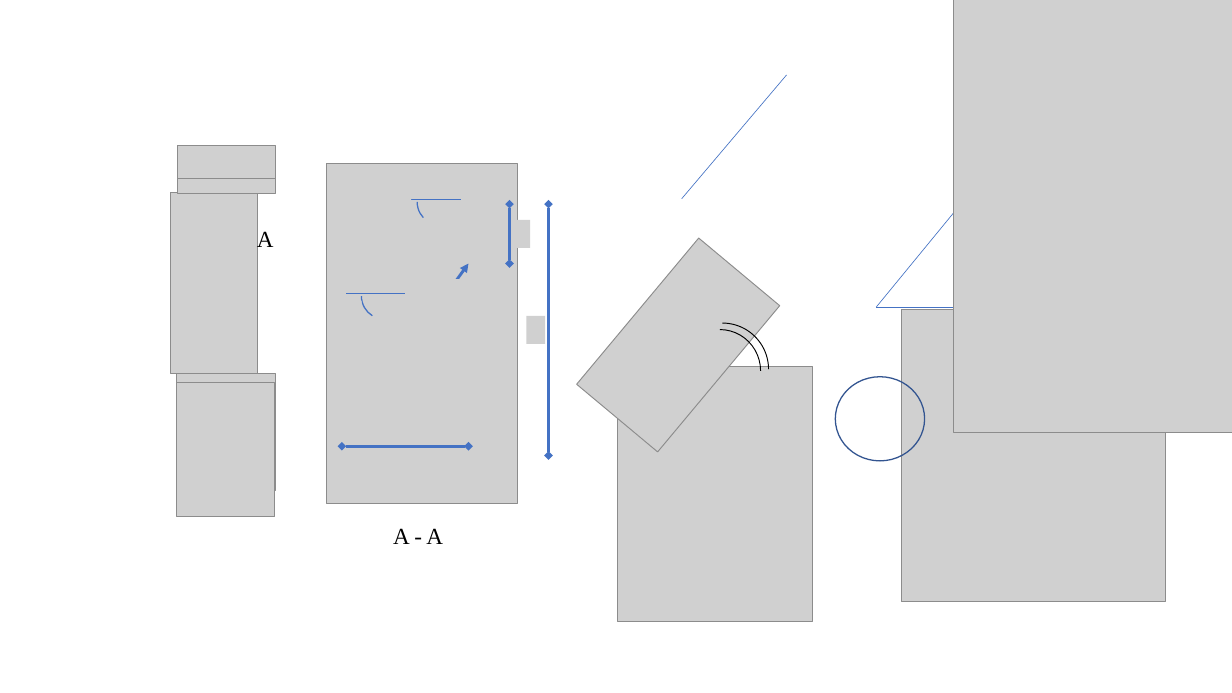
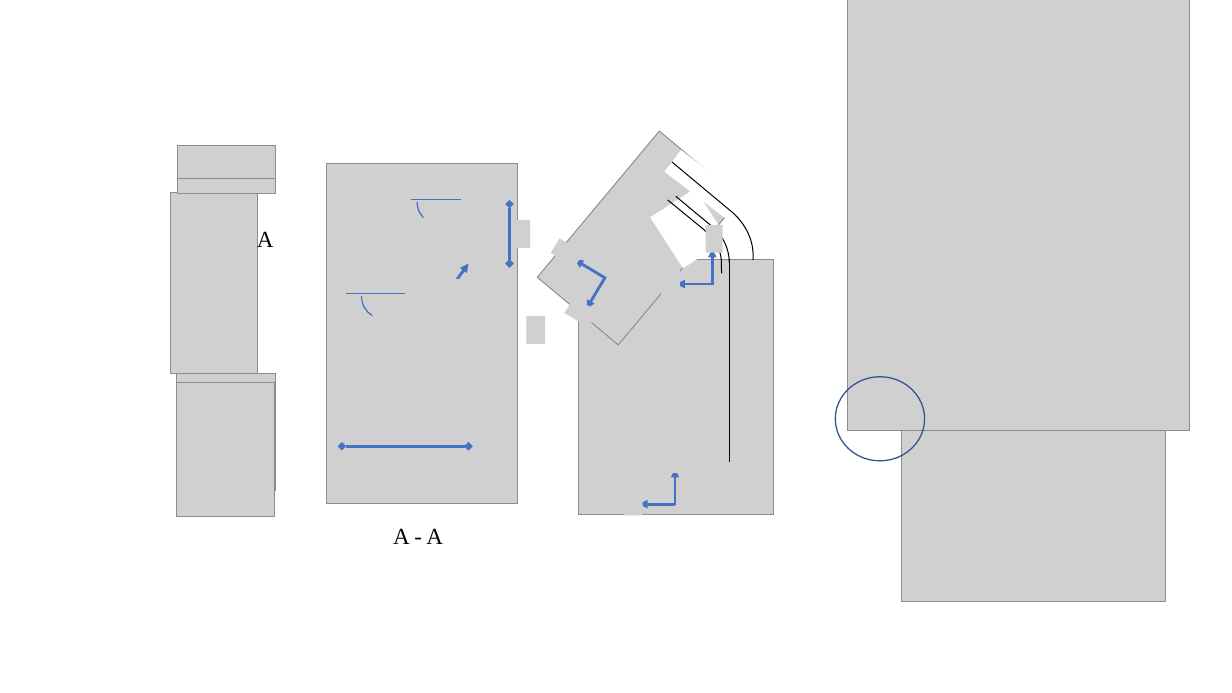
Before and after one commit to arushriswarup/Grad-School_OCT2017, a slide deck: slide 3 of submitted papers/ICRA/Sept-2017/Figures_ICRA_2017_v03.pptx. Drawn at 1232x693 pixels with LibreOffice and Linux fonts; fonts in the diff are those of the drawing; grey boxes stand for pictures. Boxes give left, top, right and bottom in pixels: in the first picture for what was removed or moved away, otherwise in the second. Text is boxed around its words. In the diff, an @@ line names an element or a change of style, - is before the commit and + after.

```diff
--- a/submitted papers/ICRA/Sept-2017/Figures_ICRA_2017_v03.pptx
+++ b/submitted papers/ICRA/Sept-2017/Figures_ICRA_2017_v03.pptx
@@ picture: place and size @@
-picture at bbox=[954, 0, 1232, 433]
+picture at bbox=[848, 0, 1189, 431]
@@ line removed from (682, 199) to (787, 75) @@
@@ group added at bbox=[615, 150, 772, 461]: 5 lines, 4 rectangles, 1 arc (boxed as its full ellipse) @@
@@ line removed from (876, 307) to (969, 196) @@
@@ picture added at bbox=[550, 239, 583, 268] @@
@@ arc (boxed as its full ellipse) at bbox=[637, 216, 729, 311]: outline #000000 0.75 pt to #000000 0.8 pt; proportions changed @@
@@ 2 pictures, 2 arc (boxed as its full ellipse)s, 1 ellipse: place and size @@
-2 pictures, 2 arc (boxed as its full ellipse)s, 1 ellipse at bbox=[577, 238, 813, 621]
+2 pictures, 2 arc (boxed as its full ellipse)s, 1 ellipse at bbox=[537, 131, 774, 515]
@@ arc (boxed as its full ellipse) at bbox=[640, 223, 722, 306]: outline #000000 0.75 pt to #000000 0.8 pt; proportions changed @@
@@ group added at bbox=[662, 225, 723, 295]: 2 arrows, 2 pictures @@
@@ arrow added from (606, 278) to (575, 260), #4472C4 2.25 pt @@
@@ picture added at bbox=[565, 297, 598, 327] @@
@@ double arrow moved from (549, 204) - (549, 456) to (605, 277) - (587, 309) @@
@@ double arrow (605, 277) - (587, 309): double arrow to arrow @@
@@ line removed from (876, 307) to (1031, 307) @@
@@ group added at bbox=[624, 445, 685, 516]: 2 arrows, 2 pictures @@
```
Also in this commit, not shown: 1 slide added, 6 other files.
